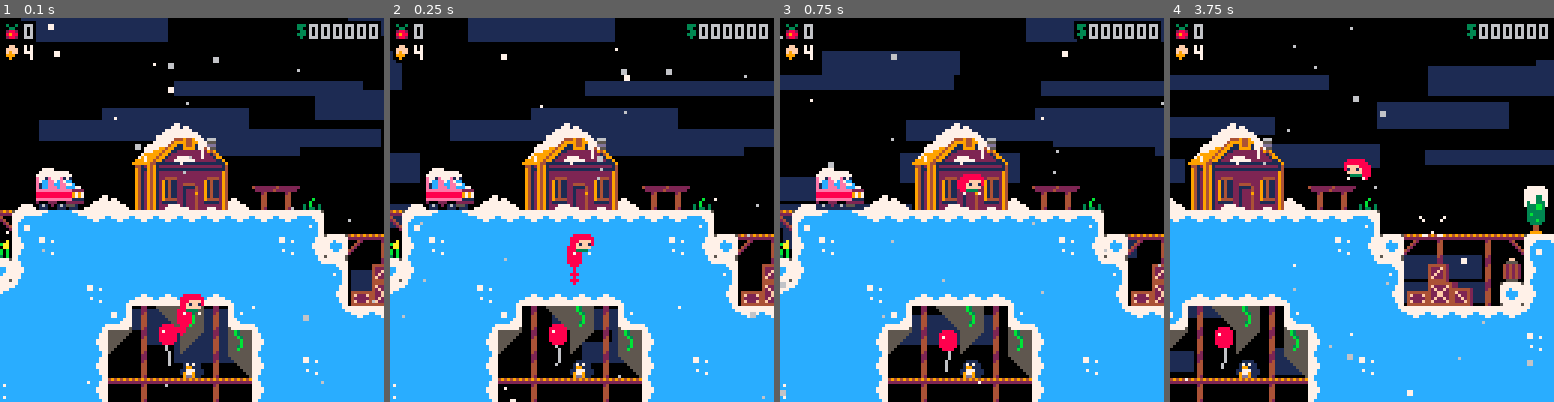
Above: before the commit, frames 1-4 (left to right).
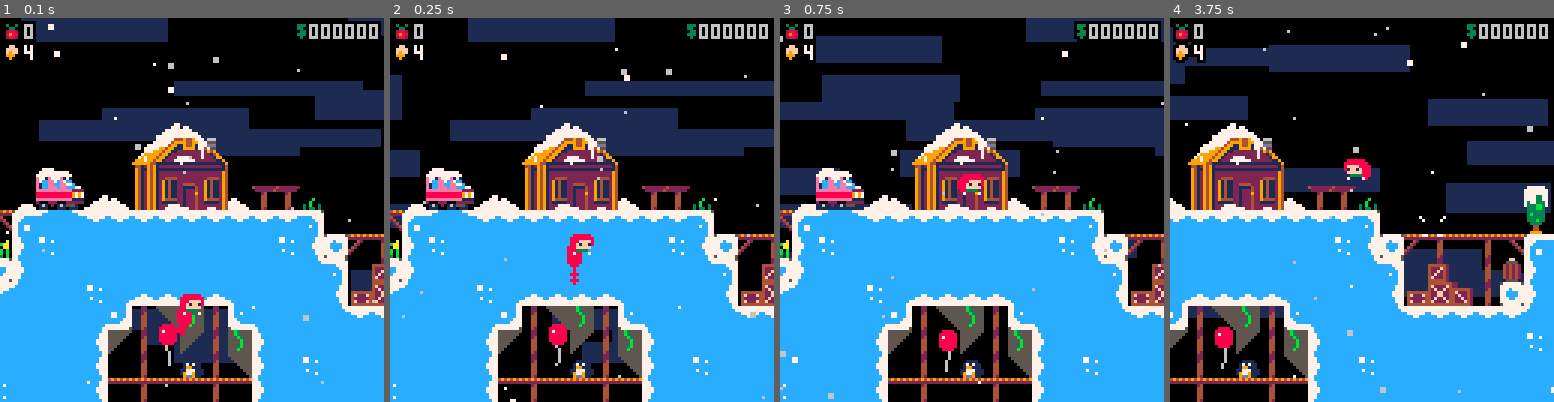
Above: after the commit, the same moments.

Repository: EvergreenGames/EvergreenGames.github.io
Game: PICO-8 cartridge cchristmas/day6/celestial_valley.p8
The game is run twice, just before and just after one commit, with the same random seed, the same clock (stepped at 60 frames per second) and the same inputs.
Inputs:
- Up to frame 1 (0.1 s): no input
- Up to frame 2 (0.25 s): no input
- Up to frame 3 (0.75 s): tap X (X key) at 0.33 s; tap O (Z key) at 0.7 s
- Up to frame 4 (3.75 s): tap X (X key) at 1.07, 1.85, 2.97 s; hold Right 1.6-2.1 s; tap O (Z key) every 0.4 s from 1.7 to 3.7 s; hold Up 2.15-2.42 s; hold Right 2.47-3.03 s; hold Left 3.08-3.58 s; hold Down from 3.63 s (still down)

Frame 1 is identical in both runs. In frame 2, 0.6% of the frame differs, in the area x 0-10%, y 8-72%; in frame 3, 8.2%; in frame 4, 19%, in the area x 0-100%, y 2-99%.

Commit message:
day6 update

Diff:
--- a/cchristmas/day6/celestial_valley.p8
+++ b/cchristmas/day6/celestial_valley.p8
@@ -1,17 +1,9 @@
 pico-8 cartridge // http://www.pico-8.com
 version 41
 __lua__
---~evercore~
---a celeste classic mod base
---v2.2.0
-
---original game by:
---maddy thorson + noel berry
-
---major project contributions by
---taco360, meep, gonengazit, and akliant
-
---persistent palette
+-- celestial valley 1.1
+-- by taco360 / petthepetra
+
 
 -- [data structures]
 
@@ -258,14 +250,17 @@
 			local s=0
 			local plant=vector(this.work_tile.x,this.work_tile.y-1)
 
-			if can_harvest(plant) then
+			if can_till(this.work_tile) then
+				s=142
+			elseif can_harvest(plant) then
 				s=159
 			elseif can_plant(this.work_tile) and tile_at(plant)==0 and seeds>0 then
 			 s=143
-			elseif can_till(this.work_tile) then
-				s=142
 			elseif can_sell(this.work_tile) and berries>0 then
 				s=174
+			elseif can_buy(this.work_tile) then
+				s=0
+				print_outline("coming soon!",1472,32+sin(frames/30),7,0)
 			elseif can_mill(this.work_tile) and berries>0 then
 				s=175
 			end
@@ -524,20 +519,42 @@
 }
 
 chest={
-	check_fruit=true,
 	init=function(this)
-		this.x-=4
 		this.start=this.x
 		this.timer=20
 	end,
 	update=function(this)
-		if has_key then
+		if false then
 			this.timer-=1
 			this.x=this.start-1+rnd"3"
 			if this.timer<=0 then
 				init_fruit(this,0,-4)
 			end
 		end
+	end
+}
+
+fake_wall={
+	init=function(this)
+		this.solid_obj=true
+		this.hitbox=rectangle(0,0,16,16)
+	end,
+	update=function(this)
+		this.hitbox=rectangle(-1,-1,18,18)
+		if false then
+			hit.spd=vector(sign(hit.spd.x)*-1.5,-1.5)
+			hit.dash_time=-1
+			for ox=0,8,8 do
+				for oy=0,8,8 do
+					this.init_smoke(ox,oy)
+				end
+			end
+	end
+	this.hitbox=rectangle(0,0,16,16)
+	end,
+	draw=function(this)
+		sspr(0,32,8,16,this.x,this.y)
+		sspr(0,32,8,16,this.x+8,this.y,8,16,true,true)
 	end
 }
 
@@ -561,25 +578,58 @@
 
 flag={
 	init=function(this)
-		this.x+=5
-	end,
-	update=function(this)
-		if not this.show and this.player_here() then
-			sfx"55"
-			sfx_timer,this.show,time_ticking=30,true,false
-		end
+		this.x+=3
 	end,
 	draw=function(this)
 		spr(118+frames/5%3,this.x,this.y)
-		if this.show then
-			camera()
-			rectfill(32,2,96,31,0)
-			spr(26,55,6)
-			?"x"..fruit_count,64,9,7
-			draw_time(49,16)
-			?"deaths:"..deaths,48,24,7
-			camera(draw_x,draw_y)
-		end
+	end
+}
+
+meteor={
+	init=function(this)
+		this.spd.x=rnd(8)-4
+		this.spd.y=4
+		this.size=3+flr(rnd(10))
+		sfx(20)
+	end,
+	update=function(this)
+		if this.is_solid(0,0) then
+			init_object(snowball,this.x,this.y+4)
+			for i=0,this.size do
+				init_object(snowball,this.x,this.y)
+			end
+			sfx(21)
+			destroy_object(this)
+		end
+	end,
+	draw=function(this)
+		spr(88,this.x,this.y)
+	end
+}
+
+snowball={
+	init=function(this)
+		this.hitbox=rectangle(2,2,4,4)
+		this.spd=vector(rnd(3)-1.5,-1-rnd(3))
+	end,
+	update=function(this)
+		this.spd.y+=0.2
+		if this.is_solid(0,0) then
+			local _x=this.x\8
+			for _y=0,16 do
+				local pos=vector(_x,_y)
+				if can_plant(pos) and tile_at(pos)~=107 then
+					tile_set(pos,tile_at(pos)-16)
+					break
+				end
+			end
+			sfx(22)
+			this.init_smoke()
+			destroy_object(this)
+		end
+	end,
+	draw=function(this)
+		spr(104,this.x,this.y)
 	end
 }
 
@@ -1080,6 +1130,11 @@
 	return num==105 or num==106
 end
 
+function can_buy(pos)
+	local num=tile_at(pos)
+	return num==171
+end
+
 function can_mill(pos)
 	local num=tile_at(pos)
 	return num==177
@@ -1099,16 +1154,23 @@
 
 function tick_tile(pos)
 	local num=tile_at(pos)
-	if num==192 then
+	local bottom_pos=vector(pos.x,pos.y+1)
+	local can_grow=can_plant(bottom_pos)
+
+	if num==192 and can_grow then
 		-- 1 (sprout) -> 2
 		tile_set(pos,193)
-	elseif num==193 then
+	elseif num==193 and can_grow then
 		-- 2 -> 3 (grown)
 		tile_set(pos,194)
 	elseif num==75 then
 		--berry bush
 		tile_set(pos,91)
 	end
+
+	if pos.y==0 and num==0 and flr(rnd(100))==0 then
+		init_object(meteor,pos.x*8,-32)
+	end
 end
 
 
@@ -1354,8 +1416,8 @@
 
 
 __gff__
-00000000000000000000000a0a0a0a0a0402000000020000000000020a000000030303030303030304040402020000000303030303030303040404020202020200001313131302020302020243434302000013131313020204020222838383020303131313130004040303830303030203031313131300000000000000000000
-0202020202020200020202000000000002020202020202020002020000000000020202020202020202020000000000000303020202020202020204020202000002022200000000000000000000000000020222000000800000000000000000000201010100000000000000000000000000000101020002000000000000000000
+00000000000000000000000a0a0a0a0a0402000000020000000000020a000000030303030303030304040402020000000303030303030303040404020202020200001313131302020302020243434302000013131313020200020222838383020303131313130000000303830303030203031313131300000003030300000000
+020202020202020002020202020000000202020202020202000202020200000002020202020202020202000a000000000303020202020202020204020202000002022200000000000000000000000000020222000000800000000000000000000201010100000000000000000000000000000101020002000000000000000000
 __map__
 000000000000000000000000000000000000000000000000000000000000000000000000247133000000002a281028283170252525252525252525252525252525252525254825252526000000000000000000000000000000000000000000000000000000000000000000000000000000000000000000000000000000000000
 00000000000000000000000000000000000000000000000000000000000000000000000024262900000000002a28292a3824254825252525252525252548252525252525252571323233000000000000000000000000000000000000000000000000000000000000000000000000000000000000000000000000000000000000
@@ -1367,89 +1429,89 @@
 0000000000000000000000000000002021224c4d4d4d4d4d4d4e2223bc3a2828390000000000000000000031323270252525252561226b226b23295b3a38282900a7862122222300c2c200a52020a600000000000000b5b3b3b600000000000000000000000000a7595aa5a6a0a1a2a3a6b5b63d0000000000002c0000000000
 0000000000000000000000000000002a31706c6d6d6d6d6d6d6e4861222320282900000000000000000000b40000317025252525252548252561226b23282900002122602525615c5d5d5e2223202000000000000000b4898ab400000000000000000000000b0f21696a222222222222222222230000000000003c000000003e
 000000000000000000000000000000003a3132702525252571323232706123290000000000000000000000b20000b224713232323232323232323232332900003a2425252525256c6d6d6e25612320a6000000000000b4999ab4000000000000000000000000bb24482525252525252525254826200d1c0e1c0f214c4d4d4e23
-00000000000000000000393ea8a900002aba283132323232331029003132330d0c00000011110000000b0e1c0e0e1c313300b4000000b4000000b400b400003a383132704825252525252525256122224c4d4d4d4d4e23b1b1880000000000000000000000bc202425252525252525252525256123009500b486246c6d6d6e26
+000000000000000000003976a8a900002aba283132323232331029003132330d0c00000011110000000b0e1c0e0e1c313300b4000000b4000000b400b400003a383132704825252525252525256122224c4d4d4d4d4e23b1b1880000000000000000000000bc202425252525252525252525256123009500b486246c6d6d6e26
 00000000000000003a3a2820b8b90000002a2a2828ba29002a280000002a28390000000021230000000000b20000b2000000b2b3b3b3b2000000b200b20000002a2028317025252525252525252525256c6d6d6d6d6e252222224c4d4d4d4d4d4d4d4d4d4e22226025254871323232327025252526978496b420242525252526
 000000000000003a282838212223000000000028290000002a28000000002a390000000024260000000000b40000b4000000b2000000b2000000b200b2000000002a2a38242525252525252525254825252525252525252525256c6d6d6d6d6d6d6d6d6d6e25252525257133b42abab431702525612222222222602525713233
 0000000000003a3828292a2425260000003d5b283d0000000028395b5b3d3a283900001124260000000000b20000b20000000b0e0e0e0c0000000b0e0c0000000000002a24252525252525252525252525252525252525482525252525252525252525252525252525252629b41629b4ba242525252525252525482525262829
 0000000000003a28290011244826000000216b22233f5b5b3a21226b6b232029000000216026110000000b0e0e0e0e0c000000000000000000000000000000000000000024252525252525252525252525252525252525252525252525252525252525252525252525252600b40015b42a242548252525252525252525262829
 000000003a10282839002160252600000024254861226b6b22602525252629000000002448612300000000000000000000000000000000000000000000000000000000002425252548252525252525252525252525252525252525252525252525252525252548252525260e1c0e0e1c0e242525252525252525252548261000
-0000000000000000000000000000000000000000000000000000000000000000000000000000000000000000000000000000000000000000000000000000000000000000000000000000000000000000000000000000000000000000000000000000000000000000000000000000000000000000000000000000000000000000
-0000000000000000000000000000000000000000000000000000000000000000000000000000000000000000000000000000000000000000000000000000000000000000000000000000000000000000000000000000000000000000000000000000000000000000000000000000000000000000000000000000000000000000
-0000000000000000000000000000000000000000000000000000000000000000000000000000000000000000000000000000000000000000000000000000000000000000000000000000000000000000000000000000000000000000000000000000000000000000000000000000000000000000000000000000000000000000
-0000000000000000000000000000000000000000000000000000000000000000000000000000000000000000000000000000000000000000000000000000000000000000000000000000000000000000000000000000000000000000000000000000000000000000000000000000000000000000000000000000000000000000
-000000000000000000000000000000000000000000000000000000b5b3b3b2b3b3b600000000000000000000000000000000000000000000000000000000000000000000000000000000000000000000000000000000000000000000000000000000000000000000000000000000000000000000000000000000000000000000
-000000000000000000000000000000000000000000000000000000b5b3b3b2b3b3b6000000002c0000000000000000000000000000000000000000000000000000000000000000000000000000000000000000000000000000000000000000000000000000000000000000000000000000000000000000000000000000000000
-00000000000000000000000000000000000000a8a900bd8694a75bb40000b40000b40000003d3ca5a60000000000000000b5b60000000000000000000000000000000000000000000000000000000000000000000000000000000000000000000000000000000000000000000000000000000000000000000000000000000000
-000000000000000000000000000000002c0000b8b9b020b0b0216b23000b1c0c00b43d3ea5212222224c4d4d4d4d4d4d4e23200000000000000000000000000000000000000000000000000000000000000000000000000000000000000000000000000000000000000000000000000000000000000000000000000000000000
-b5b3b2b3b2b3b2b3b2b3b2b3b2b3b63f3ca4b02122222222226025260000b4000034352222602548256c6d6d6d6d6d6d6e26290000000000000000000000000000000000000000000000000000000000000000000000000000000000000000000000000000000000000000000000000000000000000000000000000000000000
-b0b0b0b0b0b0b0b0b0b0b0b0b0b0b0212222226025252525482571330000b400002a28313232327025252525254825713233000000000000000000000000000000000000000000000000000000000000000000000000000000000000000000000000000000000000000000000000000000000000000000000000000000000000
-b0b000b0b400b0b000b0b4b000b0b024252525252571323232323300000b1c0c002a282828292a3132702525713232330000000000000000000000000000000000000000000000000000000000000000000000000000000000000000000000000000000000000000000000000000000000000000000000000000000000000000
-b0000000b40000b00000b4000000b0242548257132332828290000000000b400003a282900003a2820242571332900000000000000000000000000000000000000000000000000000000000000000000000000000000000000000000000000000000000000000000000000000000000000000000000000000000000000000000
-00000000b40000000000b4000000003170252526bc002a28395b3d000000b400002123bb00002a2829242526290000000000000000000000000000000000000000000000000000000000000000000000000000000000000000000000000000000000000000000000000000000000000000000000000000000000000000000000
-00000000b40000000000b4000000002a31702561235b5b28216b2300000b1c0c003161233f00002abb242526000000000000000000000000000000000000000000000000000000000000000000000000000000000000000000000000000000000000000000000000000000000000000000000000000000000000000000000000
-00000000b40000000000b400000000002a242525616b6b22607133000000b700002a2426205b5b5b21602526110000000000000000000000000000000000000000000000000000000000000000000000000000000000000000000000000000000000000000000000000000000000000000000000000000000000000000000000
-00000000b40000000000b400000000003a24252548252525252600000000000000002461226b6b6b60254861230000000000000000000000000000000000000000000000000000000000000000000000000000000000000000000000000000000000000000000000000000000000000000000000000000000000000000000000
-…(64 lines of a section not shown)…
+00000000000000000000000000000000000000000000000000000000000000000000000000000000000000000000000000000000000000000000000000002a2425252526000000000000000000000000000000000000000000000000000000000000000000000000000000000000000000000000000000000000000000000000
+0000000000000000000000000000000000000000000000000000000000000000000000000000000000000000000000000000000000000000000000000000002425713233000000000000000000000000000000000000000000000000000000000000000000000000000000000000000000000000000000000000000000000000
+0000000000000000000000000000000000000000000000000000000000000000000000000000000000000000000000000000000000000000000000000000003170263829000000000000000000000000000000000000000000000000000000000000000000000000000000000000000000000000000000000000000000000000
+0000000000000000000000000000000000000000000000000000000000000000000000000000000000000000000000000000000000000000000000000000002a31332839000000000000000000000000000000000000000000000000000000000000000000000000000000000000000000000000000000000000000000000000
+000000000000000000000000000000000000000000000000000000b5b3b3b2b3b3b600000000000000000000000000000000000000000000000000000000000000202828102900000000000000000000000000000000000000000000000000000000000000000000000000000000000000000000000000000000000000000000
+000000000000000000000000000000000000000000000000000000b5b3b3b2b3b3b6000000002c00000000000000000000000000000000000000000000008b8c403a2829000000000000000000000000000000000000000000000000000000000000000000000000000000000000000000000000000000000000000000000000
+00000000000000000000000000000000000000a8a900bd8694a75bb40000b40000b40000003d3ca5a60000000000000000b5b600000000000086000000009b9c3a282829000000000000000000000000000000000000000000000000000000000000000000000000000000000000000000000000000000000000000000000000
+000000000000000000000000000000002c0000b8b9b020b0b0216b23000b1c0c00b43d3ea5212222224c4d4d4d4d4d4d4e23200000000000a784859794a5abab212223a6000000000000000000000000000000000000000000000000000000000000000000000000000000000000000000000000000000000000000000000000
+b5b3b2b3b2b3b2b3b2b3b2b3b2b3b63f3ca4b02122222222226025260000b4000034352222602548256c6d6d6d6d6d6d6e262900000000002123b0b0212222226025267ba6a7a4000000000000000000000000000000000000000000000000000000000000000000000000000000000000000000000000000000000000000000
+b0b0b0b0b0b0b0b0b0b0b0b0b0b0b0212222226025252525482571330000b400002aba313232327025252525254825713233000000003db0313321226025252525252642434344a60000000000000000000000000000000000000000000000000000000000000000000000000000000000000000000000000000000000000000
+b0b000b0b400b0b000b0b4b000b0b024252525252571323232323300000b1c0c002a282828292a31327025257132323300b400000000212222226025257132323270266263636475a6a4000000000000000000000000000000000000000000000000000000000000000000000000000000000000000000000000000000000000
+b0000000b40000b00000b4000000b024254825713233ba28290000000000b400003a282900003aba202425713329000000b4000000003170252525713233000000242522222372747a7ba63e00000000000000000000000000000000000000000000000000000000000000000000000000000000000000000000000000000000
+00000000b40000000000b4000000003170252526bc002a28395b3d000000b400002123bb00002a28292425262900000000b4000000a4b431702571330000000000313270256122222222232000000000000000000000000000000000000000000000000000000000000000000000000000000000000000000000000000000000
+00000000b40000000000b4000000002a31702561235b5b28216b2300000b1c0c003161233f00002abb242526a614a40000b40000a5b08800242526000000000000000031327025257132332900000000000000000000000000000000000000000000000000000000000000000000000000000000000000000000000000000000
+00000000b40000000000b400000000002a242525616b6b22607133000000b700002a2426205b5b5b21602561222223a6000b0e0e0e0e0c00247133000000000000000000003170713300000000000000000000000000000000000000000000000000000000000000000000000000000000000000000000000000000000000000
+00000000b40000000000b400000000003a24252548252525252600000000000000002461226b6b6b60254825252525230000000000000000242600000000000000000000000024262839000000000000000000000000000000000000000000000000000000000000000000000000000000000000000000000000000000000000
+…(64 lines of a section not shown)…
Not shown, changed: 49 lines of the sprite sheet (__gfx__) section of cchristmas/day6/celestial_valley.p8
Not shown, changed: the sound effects (__sfx__) section of cchristmas/day6/celestial_valley.p8
Not shown, changed: cchristmas/day6/celestial_valley.js
Not shown, changed: cchristmas/day6/celestial_valley_linux.zip
Not shown, changed: cchristmas/day6/celestial_valley_osx.zip
Not shown, changed: cchristmas/day6/celestial_valley_windows.zip
Not shown, changed: cchristmas/day6/cover.png
Not shown, changed: cchristmas/day6/index.html
